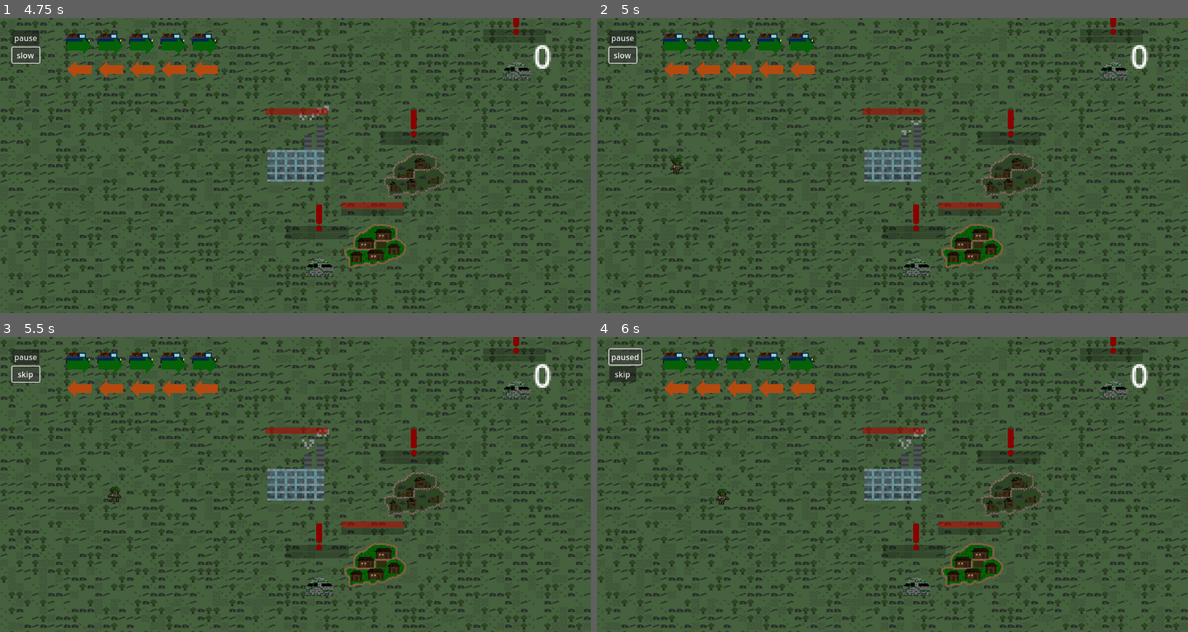
Above: before the commit, frames 1-4 (two rows, left to right).
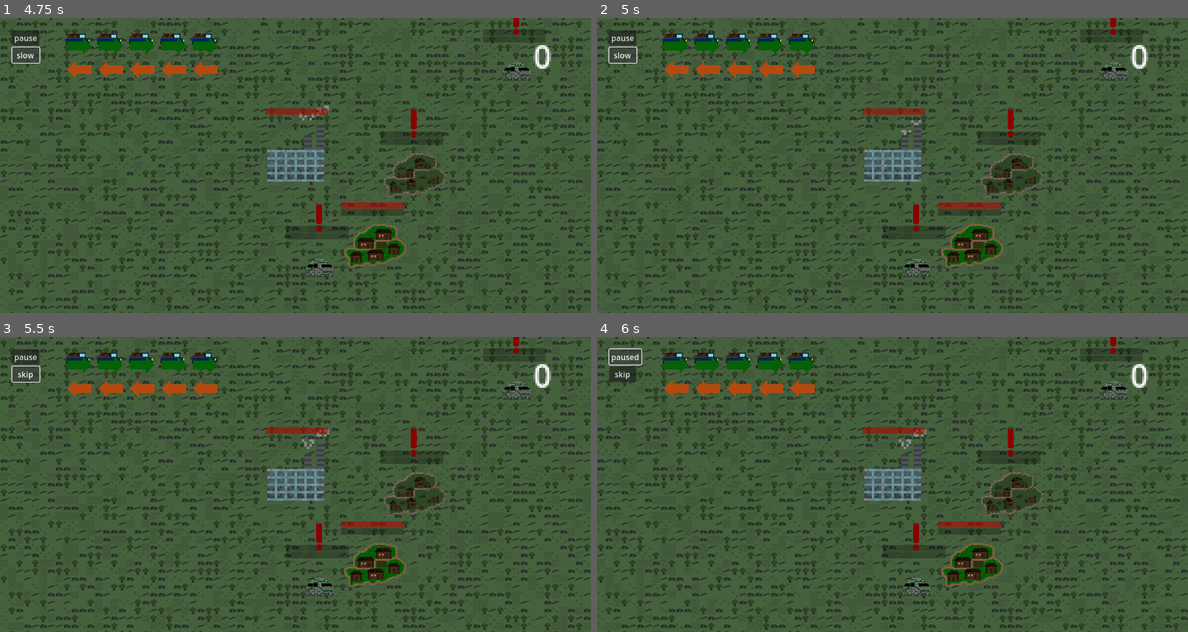
Above: after the commit, the same moments.

Repository: lewis785/ludum-dare-53
Game: Godot game, scene res://scenes/main.tscn
Two runs of this game, one before a commit and one after it. Both use one fixed random seed, a clock stepped at 60 frames per second and the inputs below.
Inputs:
- Up to frame 1 (4.75 s): click "start" at 0.5 s; click "skip" at 1.25 s; click "slow" at 2 s; click "skip" at 2.75 s; click "slow" at 3.5 s; click "skip" at 4.25 s
- Up to frame 2 (5 s): no input
- Up to frame 3 (5.5 s): click "slow" at 5 s
- Up to frame 4 (6 s): click "pause" at 5.75 s

Frame 1 is identical in both runs. In frame 2, less than 0.1% of the frame differs, in the area x 12-15%, y 47-53%; in frame 3, less than 0.1%; in frame 4, less than 0.1%.

Commit message:
ADD trucks kill enemies if they collide

Diff:
--- a/scenes/enemy/enemy.gd
+++ b/scenes/enemy/enemy.gd
@@ -27,8 +27,8 @@
 	set_level(level)
 
 func play_animation(frames : int) -> void:
-	var mob_types : PackedStringArray = $AnimatedSprite2D.sprite_frames.get_animation_names()
-	$AnimatedSprite2D.play(mob_types[frames])
+	var mob_types : PackedStringArray = $Area2D/AnimatedSprite2D.sprite_frames.get_animation_names()
+	$Area2D/AnimatedSprite2D.play(mob_types[frames])
 
 func set_speed(speed : float) -> void:
 	self.base_speed = speed
@@ -43,8 +43,8 @@
 
 	var scaled = Vector2(1,1)*max(1, log(level))
 
-	$AnimatedSprite2D.transform = $AnimatedSprite2D.transform.scaled(scaled)
-	$CollisionShape2D.transform = $CollisionShape2D.transform.scaled(scaled)
+	$Area2D/AnimatedSprite2D.transform = $Area2D/AnimatedSprite2D.transform.scaled(scaled)
+	$Area2D/CollisionShape2D.transform = $Area2D/CollisionShape2D.transform.scaled(scaled)
 
 
 # Called every frame. 'delta' is the elapsed time since the previous frame.
@@ -94,7 +94,8 @@
 	if obstacles.size() > 0:
 		vector = adjust_for_obstacles(target, vector)
 
-	self.linear_velocity = vector * determine_speed()
+	#self.linear_velocity = vector * determine_speed()
+	move_and_collide(vector)
 
 
 func determine_speed() -> float:
@@ -162,3 +163,14 @@
 			if obstacles[i] == obstacle:
 				obstacles.remove_at(i)
 				return
+
+func _on_body_shape_entered(body_rid, body, body_shape_index, local_shape_index):
+	print(body.name)
+	pass # Replace with function body.
+
+
+func _on_area_2d_body_entered(body):
+	print("Body entered", body.name)
+	if body.name.contains('SupplyTruck'):
+		queue_free()
+	pass # Replace with function body.
--- a/scenes/enemy/enemy.tscn
+++ b/scenes/enemy/enemy.tscn
@@ -5,6 +5,8 @@
 [ext_resource type="PackedScene" uid="uid://cs533if32c81i" path="res://scenes/combat/entity.tscn" id="2_tti21"]
 [ext_resource type="Texture2D" uid="uid://chfckc0vobg7k" path="res://assets/enemy/Enemy5-Attack2.png" id="3_p58el"]
 [ext_resource type="Texture2D" uid="uid://chmvbs2es1ur8" path="res://assets/enemy/Enemy5-Walk1.png" id="4_75nwu"]
+
+[sub_resource type="CapsuleShape2D" id="CapsuleShape2D_38u1j"]
 
 [sub_resource type="AtlasTexture" id="AtlasTexture_fv7pk"]
 atlas = ExtResource("2_fcb7n")
@@ -178,13 +180,11 @@
 "speed": 5.0
 }]
 
-[sub_resource type="CapsuleShape2D" id="CapsuleShape2D_krpay"]
-radius = 14.0
-height = 34.0
-
 [node name="enemy" type="RigidBody2D"]
-position = Vector2(64, 70)
+collision_layer = 2
+collision_mask = 3
 gravity_scale = 0.0
+can_sleep = false
 script = ExtResource("1_gyipw")
 metadata/_edit_group_ = true
 
@@ -193,17 +193,21 @@
 max_health = 1
 damage = 1
 
-[node name="AnimatedSprite2D" type="AnimatedSprite2D" parent="."]
+[node name="VisibleOnScreenNotifier2D" type="VisibleOnScreenNotifier2D" parent="."]
+visible = false
+
+[node name="Area2D" type="Area2D" parent="."]
+
+[node name="CollisionShape2D" type="CollisionShape2D" parent="Area2D"]
+shape = SubResource("CapsuleShape2D_38u1j")
+
+[node name="AnimatedSprite2D" type="AnimatedSprite2D" parent="Area2D"]
 texture_filter = 1
 sprite_frames = SubResource("SpriteFrames_jw21e")
 animation = &"attack1"
 
 [node name="CollisionShape2D" type="CollisionShape2D" parent="."]
-light_mask = 0
-shape = SubResource("CapsuleShape2D_krpay")
-debug_color = Color(0, 0.6, 0.701961, 0.054902)
-
-[node name="VisibleOnScreenNotifier2D" type="VisibleOnScreenNotifier2D" parent="."]
-visible = false
+shape = SubResource("CapsuleShape2D_38u1j")
 
 [connection signal="screen_exited" from="VisibleOnScreenNotifier2D" to="." method="_on_visible_on_screen_notifier_2d_screen_exited"]
+[connection signal="body_entered" from="Area2D" to="." method="_on_area_2d_body_entered"]
--- a/scenes/supply_depot/supply_depot.tscn
+++ b/scenes/supply_depot/supply_depot.tscn
@@ -85,7 +85,7 @@
 }]
 
 [sub_resource type="RectangleShape2D" id="RectangleShape2D_t2igs"]
-size = Vector2(23.1077, 12.918)
+size = Vector2(57.5539, 32.459)
 
 [node name="supply_depot" type="Area2D" groups=["depots"]]
 script = ExtResource("1_8fqxo")
@@ -103,8 +103,7 @@
 [node name="truck_coordinator" parent="." instance=ExtResource("2_gcobm")]
 
 [node name="CollisionShape2D" type="CollisionShape2D" parent="."]
-visible = false
-position = Vector2(0.539028, -0.465317)
+position = Vector2(0.446152, 0.541)
 scale = Vector2(2, 2)
 shape = SubResource("RectangleShape2D_t2igs")
 
